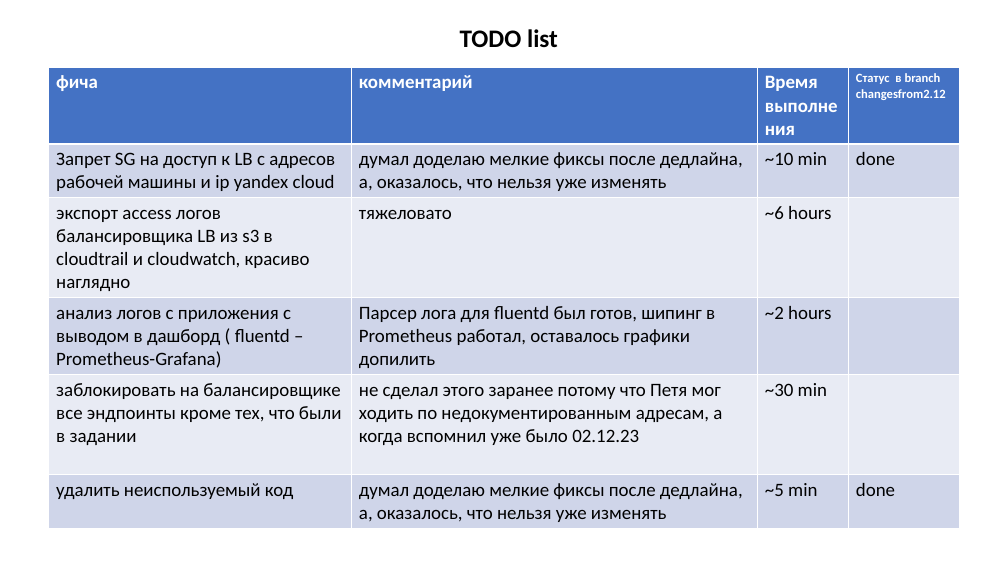
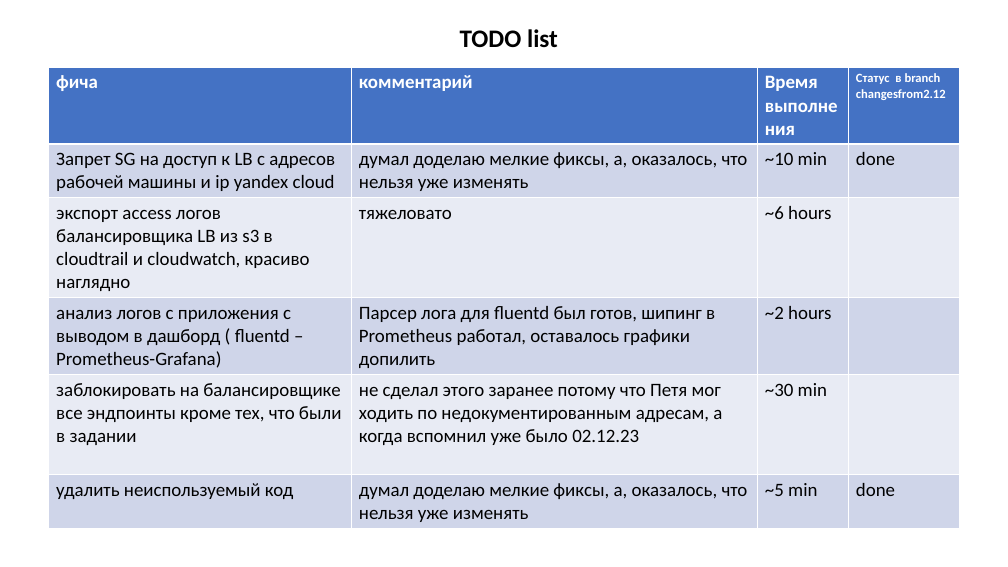
Before and after one commit to runalsh/yandex-young-devops-training, a slide deck: slide 25 of presentation.pptx. Drawn at 1008x567 pixels with LibreOffice and Linux fonts; fonts in the diff are those of the drawing. Boxes give left, top, right and bottom in pixels: in the first picture for what was removed or moved away, otherwise in the second. Text is boxed around its words. In the diff, an @@ line names an element or a change of style, - is before the commit and + after.

```diff
--- a/presentation.pptx
+++ b/presentation.pptx
@@ table at <box>48,67,959,526</box> @@
-row 2, column 2: думал доделаю мелкие фиксы после дедлайна, а, оказалось, что нельзя уже изменять
+row 2, column 2: думал доделаю мелкие фиксы, а, оказалось, что нельзя уже изменять
-row 6, column 2: думал доделаю мелкие фиксы после дедлайна, а, оказалось, что нельзя уже изменять
+row 6, column 2: думал доделаю мелкие фиксы, а, оказалось, что нельзя уже изменять
```
